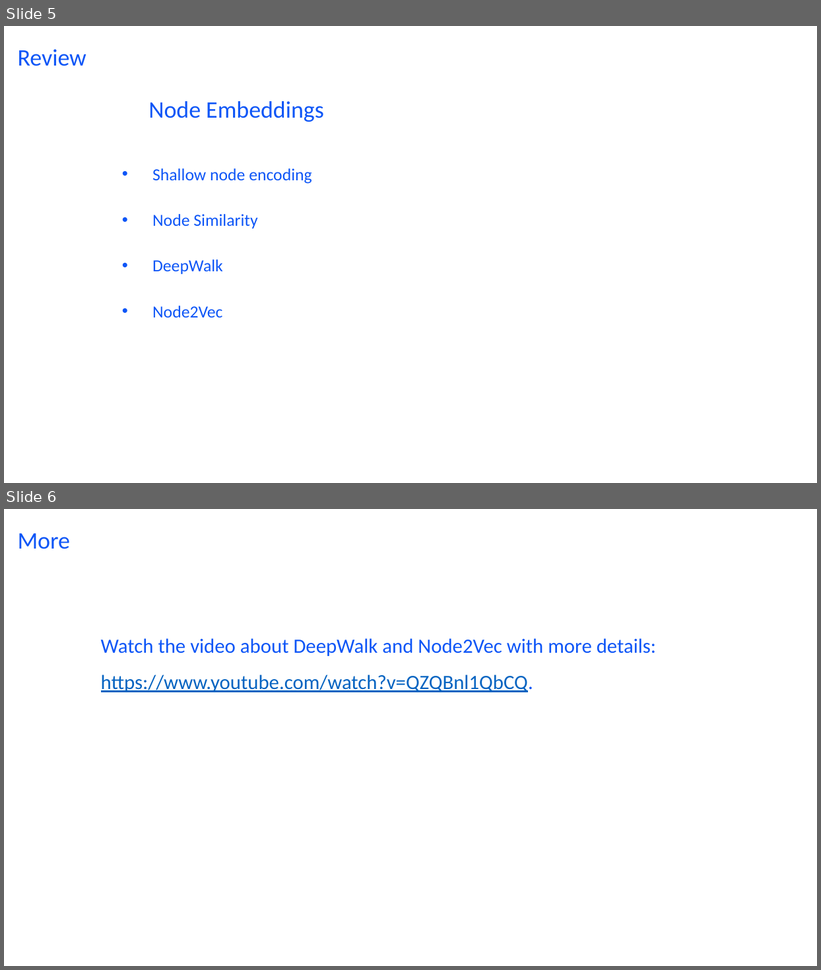
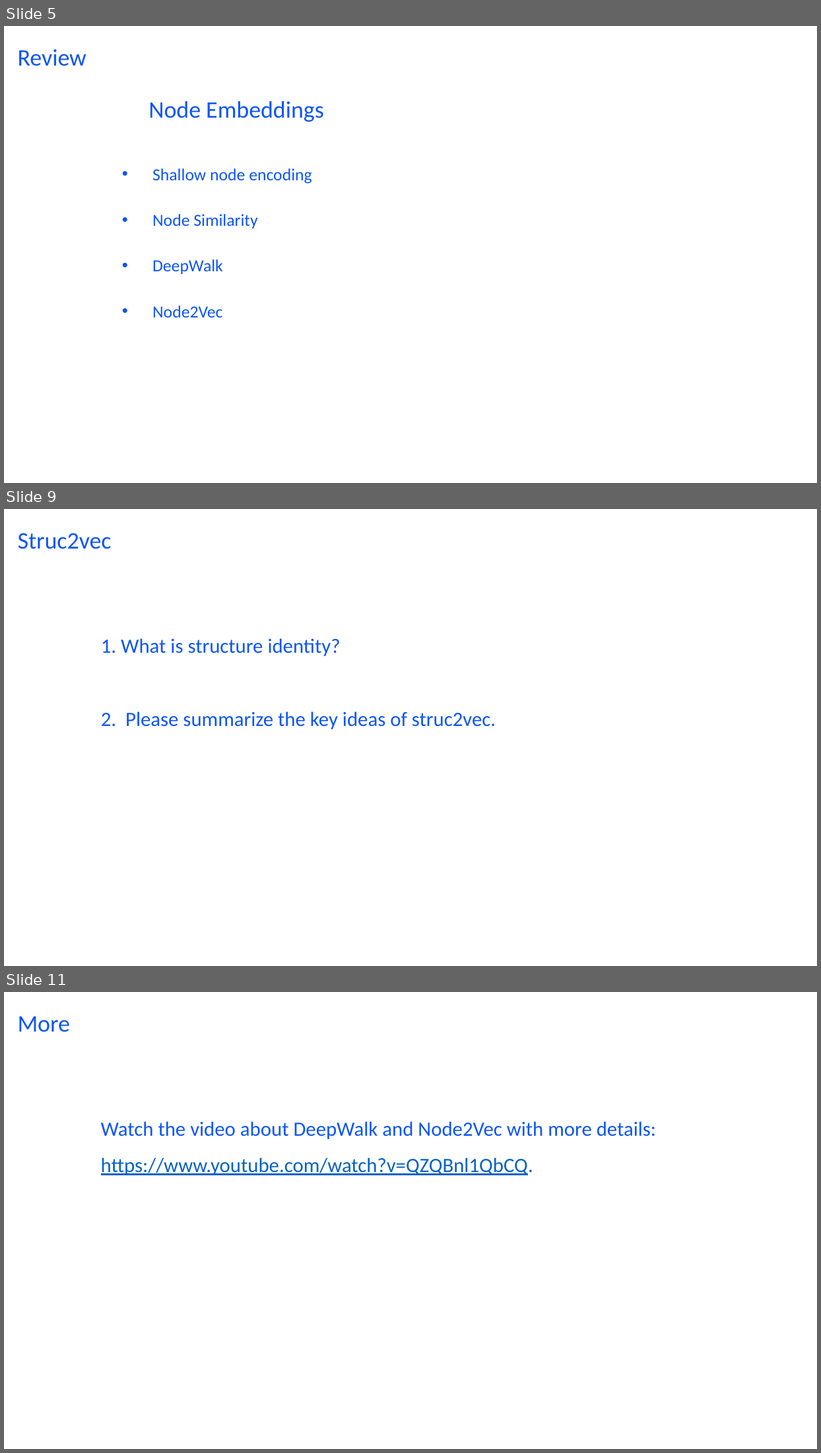
Before and after one commit to wang422003/Complex-Networks_exercise, a slide deck: Slides/Exercise10.pptx. Shown one above the other, each under a label of ours: slides 5 and 6 before the commit, slides 5, 9 and 11 after it; the slides between them are not shown. The pictures are 821x970 and 821x1453 pixels, drawn with LibreOffice and Linux fonts; fonts in the diff are those of the drawing. Boxes give left, top, right and bottom in pixels: in the first picture for what was removed or moved away, otherwise in the second. Text is boxed around its words. In the diff, an @@ line names an element or a change of style, - is before the commit and + after.

```diff
--- a/Slides/Exercise10.pptx
+++ b/Slides/Exercise10.pptx
@@ slide 9 added at [4, 509, 817, 966], background #FFFFFF @@
@@ title added at [18, 533, 112, 549], 28 pt, text #0D55F7 @@
+Struc2vec
@@ text added at [101, 638, 496, 729], 24 pt, text #0D55F7 @@
+1. What is structure identity?
+2. Please summarize the key ideas of struc2vec.
@@ what was slide 6 is now slide 11 @@
```
Also in this commit, not shown: 1 slide changed, 4 other slides added, 1 other file.
